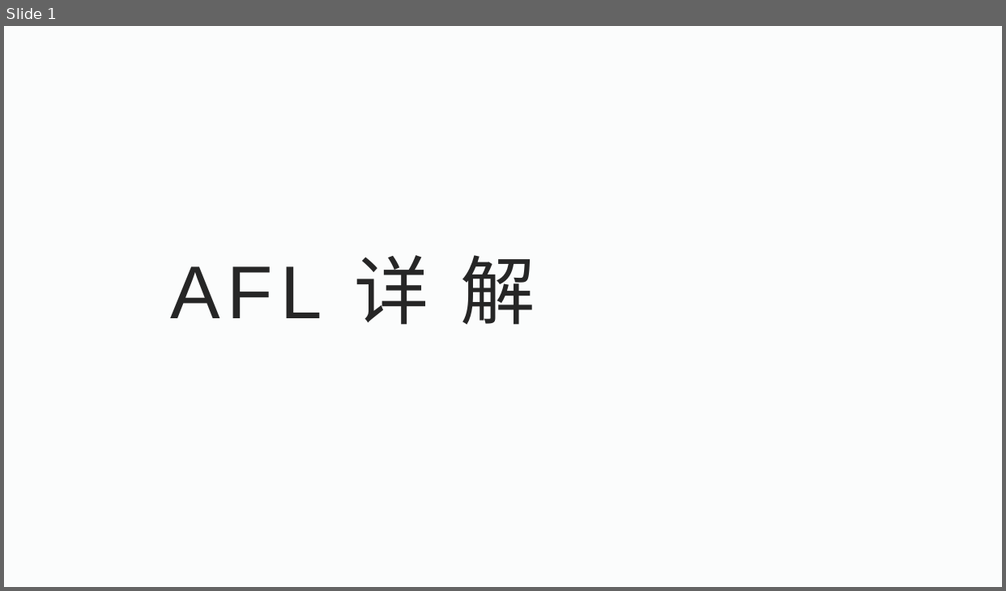
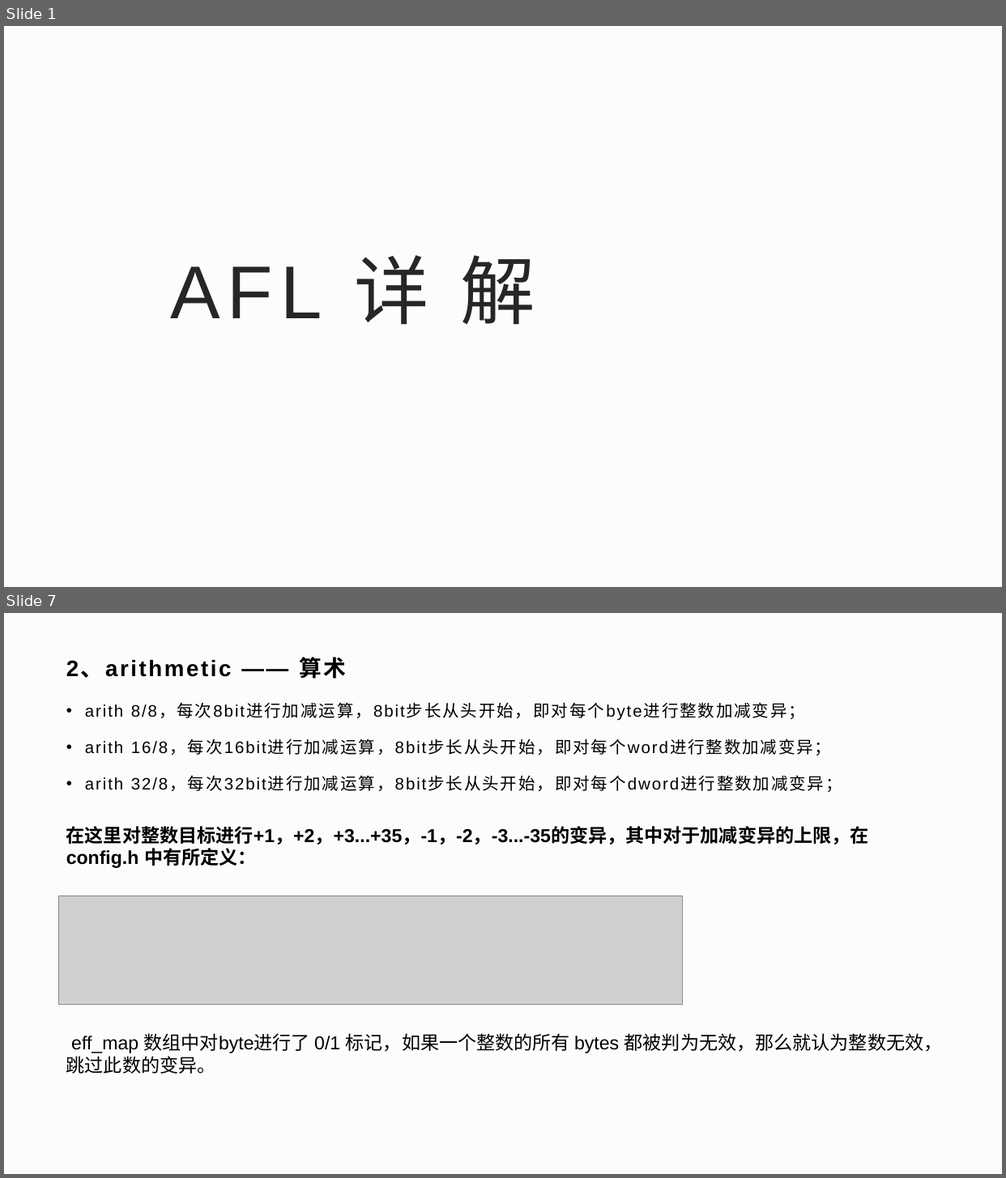
Before and after one commit to WayneDevMaze/Fuzzing-Introduction, a slide deck: Part2-AFL-pattern/AFL详解.pptx. Shown one above the other, each under a label of ours: slide 1 before the commit, slides 1 and 7 after it; the slides between them are not shown. The pictures are 1006x591 and 1006x1178 pixels, drawn with LibreOffice and Linux fonts; fonts in the diff are those of the drawing; grey boxes stand for pictures; background and template pictures are left out. Boxes give left, top, right and bottom in pixels: in the first picture for what was removed or moved away, otherwise in the second. Text is boxed around its words. In the diff, an @@ line names an element or a change of style, - is before the commit and + after.

```diff
--- a/Part2-AFL-pattern/AFL详解.pptx
+++ b/Part2-AFL-pattern/AFL详解.pptx
@@ slide 7 added at (x1=4, y1=613, x2=1002, y2=1174), background #FBFCFC @@
@@ title added at (x1=66, y1=657, x2=347, y2=679), 21.6 pt, text #000000, bold @@
+2、arithmetic —— 算术
@@ text added at (x1=85, y1=702, x2=832, y2=791), 16 pt, text #000000 @@
+• arith 8/8，每次8bit进行加减运算，8bit步长从头开始，即对每个byte进行整数加减变异；
+• arith 16/8，每次16bit进行加减运算，8bit步长从头开始，即对每个word进行整数加减变异；
+• arith 32/8，每次32bit进行加减运算，8bit步长从头开始，即对每个dword进行整数加减变异；
@@ text added at (x1=66, y1=826, x2=869, y2=868), 18 pt, text #000000, bold @@
+在这里对整数目标进行+1，+2，+3...+35，-1，-2，-3...-35的变异，其中对于加减变异的上限，在 config.h 中有所定义：
@@ picture added at (x1=58, y1=896, x2=682, y2=1005) @@
@@ text added at (x1=66, y1=1033, x2=943, y2=1074), 18 pt, text #000000 @@
+eff_map 数组中对byte进行了 0/1 标记，如果一个整数的所有 bytes 都被判为无效，那么就认为整数无效，跳过此数的变异。
```
Also in this commit, not shown: 1 slide changed, 12 other slides added, 1 other file.
